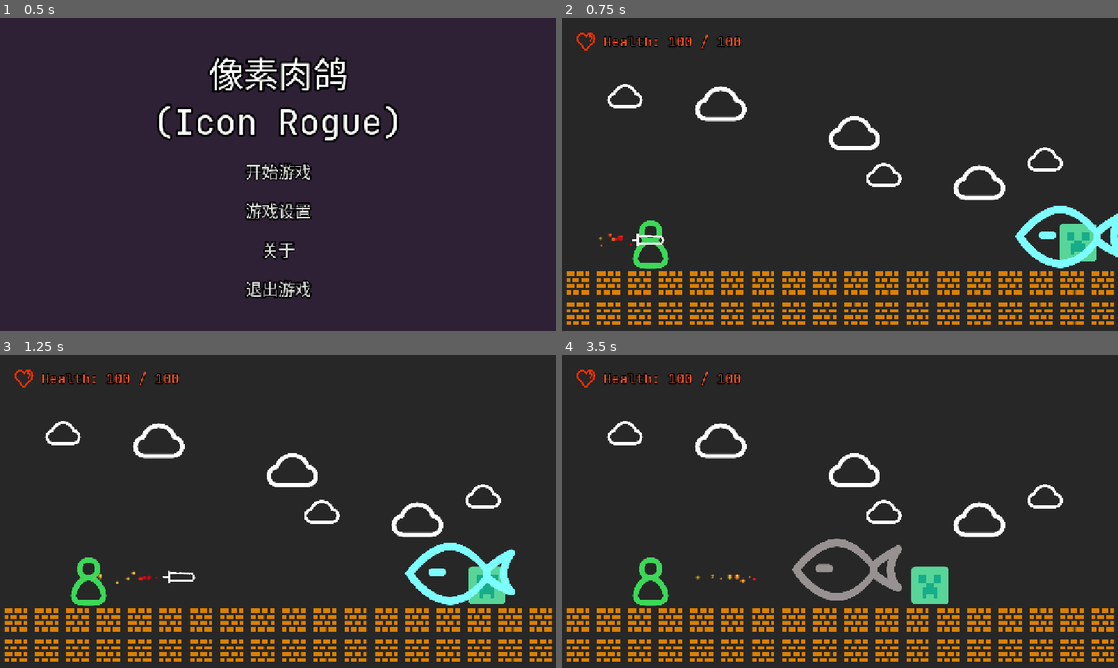
Above: before the commit, frames 1-4 (two rows, left to right).
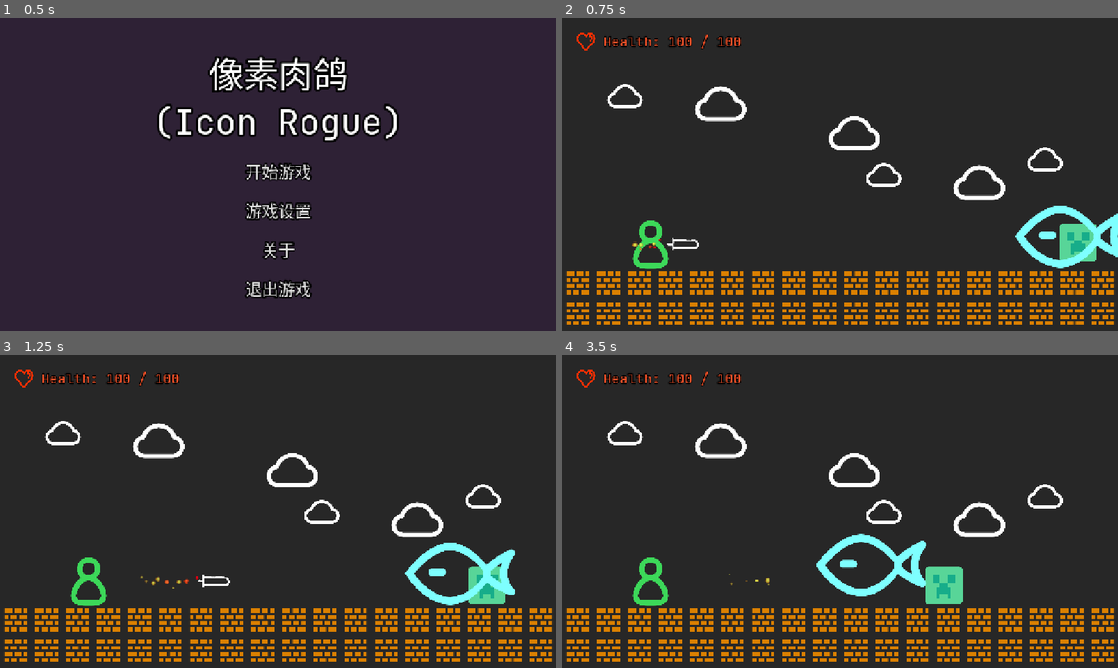
Above: after the commit, the same moments.

Repository: qingzhixing/Icon-Rogue
Game: Godot game, scene res://scene/start_page.tscn
The game is run twice, just before and just after one commit, with the same random seed, the same clock (stepped at 60 frames per second) and the same inputs.
Inputs:
- Up to frame 1 (0.5 s): no input
- Up to frame 2 (0.75 s): click "开始游戏" at 0.5 s
- Up to frame 3 (1.25 s): no input
- Up to frame 4 (3.5 s): no input

Frame 1 is identical in both runs. In frame 2, 0.2% of the frame differs, in the area x 6-25%, y 68-75%; in frame 3, 0.3%; in frame 4, 3.1%, in the area x 24-73%, y 57-80%.

Commit message:
🐳 修正游戏一开始在游戏中心显示剑气粒子的错误

Diff:
--- a/prefabs/animation/particles/sword_fly_particle.tscn
+++ b/prefabs/animation/particles/sword_fly_particle.tscn
@@ -31,6 +31,7 @@
 
 [node name="Sword Fly Particle" type="GPUParticles2D"]
 process_mode = 3
+emitting = false
 amount = 20
 texture = ExtResource("1_x40p1")
 lifetime = 0.5
--- /dev/null
+++ b/prefabs/animation/particles/water_drop_particle.tscn
@@ -0,0 +1,36 @@
+[gd_scene load_steps=6 format=3 uid="uid://fmv0bjnhlfh3"]
+
+[sub_resource type="Gradient" id="Gradient_is72d"]
+offsets = PackedFloat32Array(0, 0.848558, 1)
+colors = PackedColorArray(0.0528211, 0.29687, 0.687108, 1, 0.28268, 0.560043, 0.947915, 1, 1, 1, 1, 0)
+
+[sub_resource type="GradientTexture1D" id="GradientTexture1D_qolyl"]
+gradient = SubResource("Gradient_is72d")
+
+[sub_resource type="Curve" id="Curve_xmuen"]
+_data = [Vector2(0, 1), 0.0, 0.0, 0, 0, Vector2(0.868085, 1), 0.0, 0.0, 0, 0, Vector2(1, 0.287928), 0.0, 0.0, 0, 0]
+point_count = 3
+
+[sub_resource type="CurveTexture" id="CurveTexture_iupvt"]
+curve = SubResource("Curve_xmuen")
+
+[sub_resource type="ParticleProcessMaterial" id="ParticleProcessMaterial_is72d"]
+particle_flag_disable_z = true
+emission_shape = 1
+emission_sphere_radius = 31.75
+radial_velocity_min = -2.23517e-05
+radial_velocity_max = 25.74
+gravity = Vector3(0, 980, 0)
+scale_min = 8.0
+scale_max = 14.0
+scale_curve = SubResource("CurveTexture_iupvt")
+color_ramp = SubResource("GradientTexture1D_qolyl")
+collision_mode = 1
+collision_friction = 0.0
+collision_bounce = 0.0
+collision_use_scale = true
+
+[node name="Water Drop Particle" type="GPUParticles2D"]
+emitting = false
+amount = 30
+process_material = SubResource("ParticleProcessMaterial_is72d")
--- a/prefabs/sprite/entity/enemy/fish.tscn
+++ b/prefabs/sprite/entity/enemy/fish.tscn
@@ -1,7 +1,8 @@
-[gd_scene load_steps=9 format=3 uid="uid://disiro1pn17a"]
+[gd_scene load_steps=10 format=3 uid="uid://disiro1pn17a"]
 
 [ext_resource type="Texture2D" uid="uid://oe1qhihwu6kt" path="res://assets/sprite/entity/enemy/Fish.png" id="1_arv1m"]
 [ext_resource type="Script" uid="uid://bpwgat4hfple5" path="res://script/entity/enemy/fish.gd" id="1_bqoj2"]
+[ext_resource type="PackedScene" uid="uid://fmv0bjnhlfh3" path="res://prefabs/animation/particles/water_drop_particle.tscn" id="2_48age"]
 [ext_resource type="PackedScene" uid="uid://dc3f34qfqtswh" path="res://prefabs/animation/injured_effect.tscn" id="2_krajm"]
 [ext_resource type="Script" uid="uid://cy0co16ydd3w" path="res://script/entity/enemy/enemy_entity.gd" id="2_xnddo"]
 [ext_resource type="Script" uid="uid://bd1oxv0hkmcqm" path="res://script/entity/entity_data.gd" id="3_xnddo"]
@@ -24,6 +25,9 @@
 can_sleep = false
 lock_rotation = true
 script = ExtResource("1_bqoj2")
+
+[node name="Water Drop Particle" parent="." instance=ExtResource("2_48age")]
+position = Vector2(88, 0)
 
 [node name="Injured Effect" parent="." node_paths=PackedStringArray("target") instance=ExtResource("2_krajm")]
 target = NodePath("../Sprite2D")
--- a/prefabs/sprite/weapon/Sword.tscn
+++ b/prefabs/sprite/weapon/Sword.tscn
@@ -48,6 +48,7 @@
 
 [node name="Sword Fly Particle" parent="." instance=ExtResource("4_v2wsh")]
 position = Vector2(-40, 0)
+emitting = false
 
 [node name="Disapear Timer" type="Timer" parent="."]
 wait_time = 2.0
--- a/scene/game_scene.tscn
+++ b/scene/game_scene.tscn
@@ -131,6 +131,7 @@
 
 [node name="Game Menu Overlay" type="Control" parent="HoverUI"]
 process_mode = 3
+visible = false
 layout_mode = 3
 anchors_preset = 0
 script = ExtResource("5_lonp8")
@@ -479,7 +480,7 @@
 texture = ExtResource("5_ud8a0")
 
 [node name="Sword Spawner" parent="." instance=ExtResource("8_c8mr4")]
-position = Vector2(-456, 135)
+position = Vector2(-384, 144)
 target_scene = ExtResource("9_ojbyw")
 spawn_interval_sec = 1.0
 start_spawn = true
